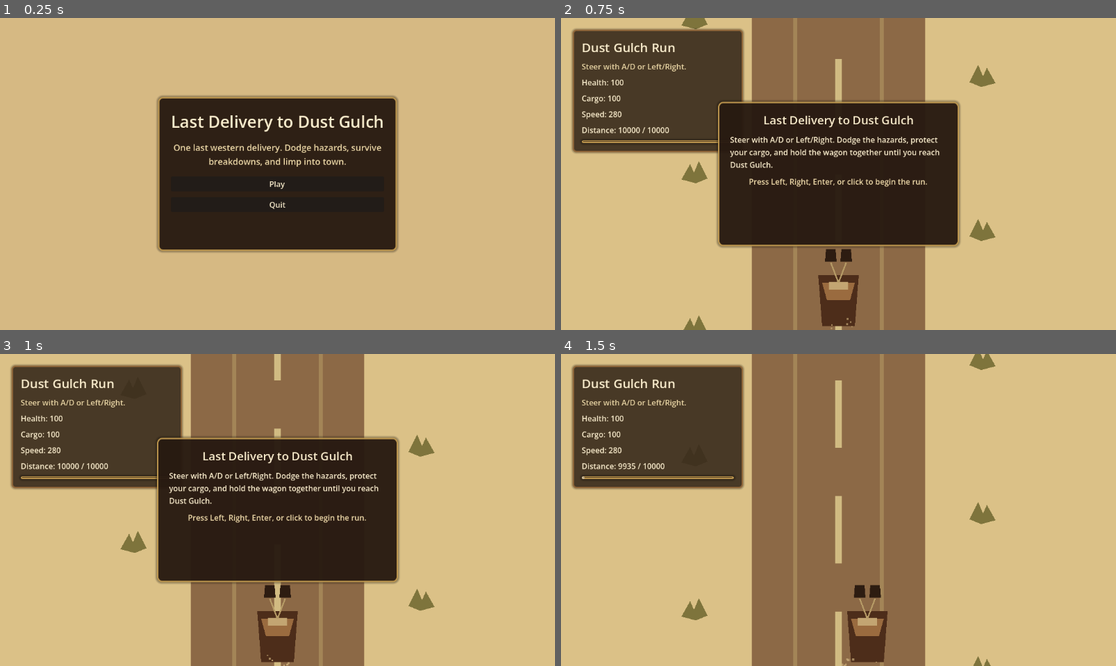
Above: before the commit, frames 1-4 (two rows, left to right).
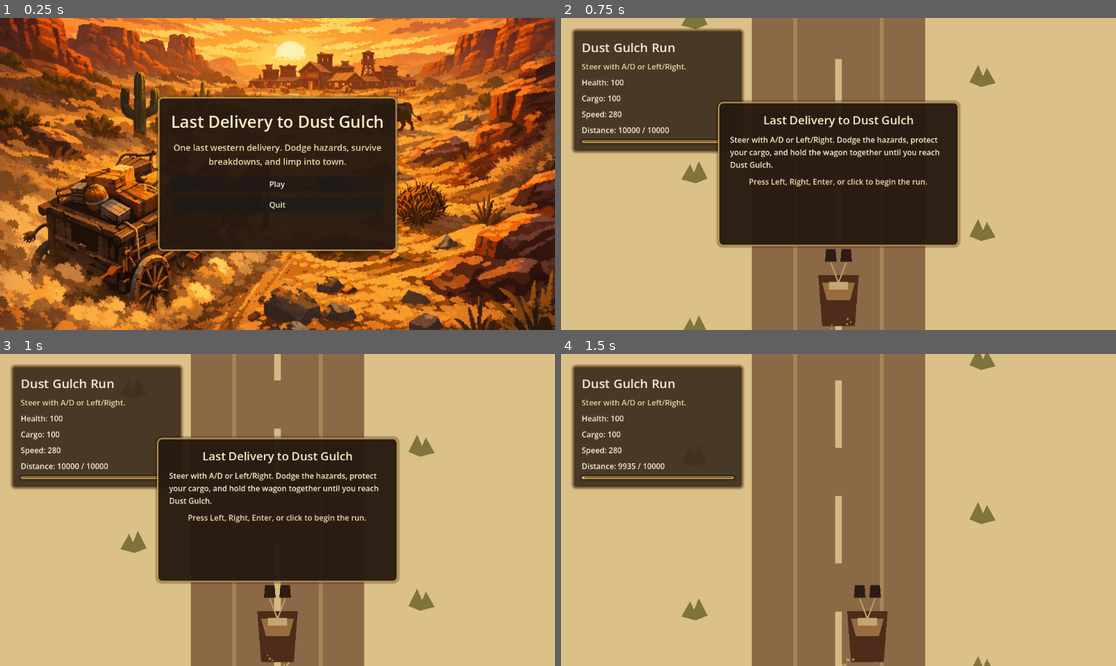
Above: after the commit, the same moments.

Repository: bbenefield89/The-Last-Delivery-to-Dust-Gulch
Game: Godot game, scene res://Scenes/AppRoot/AppRoot.tscn
The game is run twice, just before and just after one commit, with the same random seed, the same clock (stepped at 60 frames per second) and the same inputs. Sound files missing from this copy of the repository are replaced by a short silence.
Inputs (mouse positions are in pixels of both pictures, inside the frame that each line leads up to):
- Up to frame 1 (0.25 s): no input
- Up to frame 2 (0.75 s): click "Play" at 0.5 s
- Up to frame 3 (1 s): no input
- Up to frame 4 (1.5 s): tap Enter (ui_accept) at 1.25 s; move the mouse to (960, 494) at 1.27 s; hold D (steer_right) from 1.28 s (still down); tap T (return_to_title) at 1.35 s; click (960, 494) at 1.42 s

The runs differ from the first frame. In frame 1, 79% of the frame differs, in the area x 0-100%, y 0-100%; in frame 2, nothing differs; in frame 3, nothing differs; in frame 4, nothing differs.

Commit message:
feat(ui): cover title background art

Diff:
--- a/Scenes/TitleScreen/TitleScreen.tscn
+++ b/Scenes/TitleScreen/TitleScreen.tscn
@@ -1,6 +1,7 @@
-[gd_scene load_steps=3 format=3]
+[gd_scene load_steps=4 format=3]
 
 [ext_resource type="Script" path="res://Scenes/TitleScreen/title_screen.gd" id="1_vn10v"]
+[ext_resource type="Texture2D" path="res://Assets/Art/DustGulch-Title-Screen-1536x1024.png" id="2_4m2v8"]
 
 [sub_resource type="StyleBoxFlat" id="StyleBoxFlat_title_panel"]
 bg_color = Color(0.156863, 0.101961, 0.0666667, 0.94)
@@ -25,14 +26,17 @@
 grow_vertical = 2
 script = ExtResource("1_vn10v")
 
-[node name="Background" type="ColorRect" parent="."]
+[node name="Background" type="TextureRect" parent="."]
+unique_name_in_owner = true
 layout_mode = 1
 anchors_preset = 15
 anchor_right = 1.0
 anchor_bottom = 1.0
 grow_horizontal = 2
 grow_vertical = 2
-color = Color(0.839216, 0.72549, 0.513725, 1)
+texture = ExtResource("2_4m2v8")
+expand_mode = 1
+stretch_mode = 6
 
 [node name="Panel" type="PanelContainer" parent="."]
 layout_mode = 1
--- a/Tests/Unit/test_title_screen.gd
+++ b/Tests/Unit/test_title_screen.gd
@@ -34,6 +34,19 @@
 	assert_eq(stylebox.bg_color, Color(0.156863, 0.101961, 0.0666667, 0.94))
 
 
+func test_title_screen_background_uses_cover_stretch_mode() -> void:
+	var title_screen = TITLE_SCREEN_SCENE.instantiate()
+	add_child_autofree(title_screen)
+
+	var background: TextureRect = title_screen.get_node("%Background")
+
+	assert_not_null(background.texture)
+	assert_eq(background.expand_mode, TextureRect.EXPAND_IGNORE_SIZE)
+	assert_eq(background.stretch_mode, TextureRect.STRETCH_KEEP_ASPECT_COVERED)
+	assert_eq(background.anchor_right, 1.0)
+	assert_eq(background.anchor_bottom, 1.0)
+
+
 func test_title_screen_starts_menu_music() -> void:
 	var title_screen = TITLE_SCREEN_SCENE.instantiate()
 	add_child_autofree(title_screen)
Binary file added: Assets/Art/DustGulch-Title-Screen-1536x1024.png
Not shown, added: Assets/Art/DustGulch-Title-Screen-1536x1024.png.import
Not shown, changed: kanban_tasks_data.kanban
